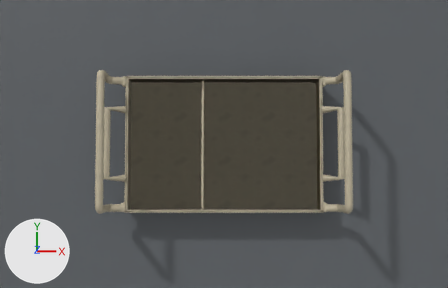
Two versions of the Blender file ArtSource/Unit07TrayVariant/Unit07TrayVariant.blend, one commit apart.
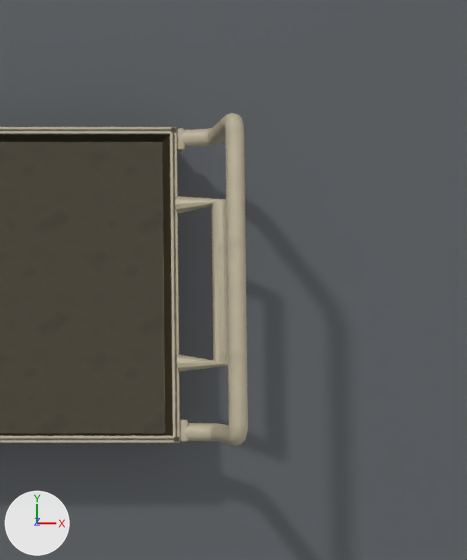
The first picture shows the older version from the file's camera 'StudioCam'. The close-ups show the older and then the newer version on the part from 55% to 100% of the width and 7% to 91% of the height of that picture. Only the edits that show in the close-ups are written down. Arrows for +X, +Y and +Z are at lower left; the lights stay in place.

Names of what the first close-up shows: 'REF_Tray_Original', 'Studio_Floor', 'Tray_Body', 'Tray_Handle_PX'.
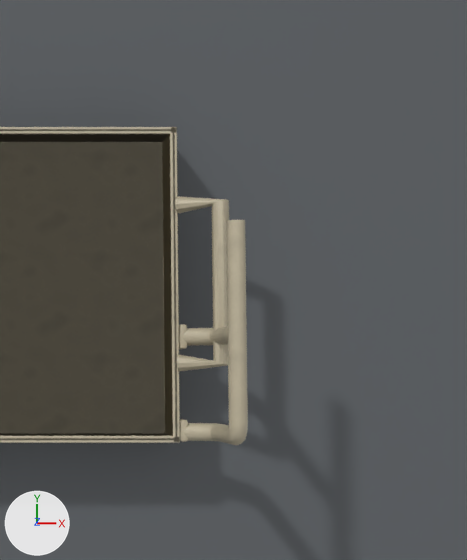
Pixel boxes [x1, y1, x2, y2] of what changed, in the close-ups (467 x 560 px; the box of a moved part takes in the faces that stretch with it):
'Tray_Handle_PX', reshaped (32% shorter): before [177, 113, 248, 445]; after [179, 220, 248, 445]
part 1 of me_tray_handle_px, moved or reshaped: before [177, 128, 185, 153]; after [179, 324, 187, 349]
part 2 of me_tray_handle_px, added (beige): after [182, 326, 228, 346]
part 3 of me_tray_handle_px, cut back: before [180, 113, 248, 414]; after [226, 220, 248, 414]

The change, as a diff of the scene's bpy script:
```diff
--- a/ArtSource/Unit07TrayVariant/Unit07TrayVariant.blend.py
+++ b/ArtSource/Unit07TrayVariant/Unit07TrayVariant.blend.py
@@ me_tray_handle_px @@
 # used by ob_tray_handle_px; parent = ob_dock_partstray_handleraised; location = (0.0, 0.0, 0.0)
-me_tray_handle_px.from_pydata(...)  # 328 vertices, 314 faces; spans x 0.128..0.157, y -0.09..0.09, z 0.019..0.097
+me_tray_handle_px.from_pydata(...)  # 304 vertices, 280 faces; spans x 0.128..0.157, y -0.09..0.03, z 0.019..0.097
+# me_tray_handle_px part 1: the loose piece of 56 vertices spanning x 0.13..0.135, y 0.077..0.09, z 0.019..0.034 is moved by (0.0, -0.113, 0.0)
+# me_tray_handle_px part 2: a new loose piece of 72 vertices spanning x 0.128..0.157, y -0.035..-0.025, z 0.023..0.092, in mat_m_dock_ivory
+# me_tray_handle_px part 3
+# 108 vertices are removed from x 0.128..0.157, y 0.076..0.089, z 0.023..0.097
+# 109 faces are deleted
+# 2 vertices are added at (0.147, 0.03, 0.089), (0.156, 0.03, 0.095)
+# 10 new vertices lie (0.0, 0.106, 0.0) away from vertices in x 0.147..0.157, y -0.076, z 0.087..0.097
+# 13 new faces join them
 me_tray_handle_px.materials.append(mat_m_dock_ivory)
```
